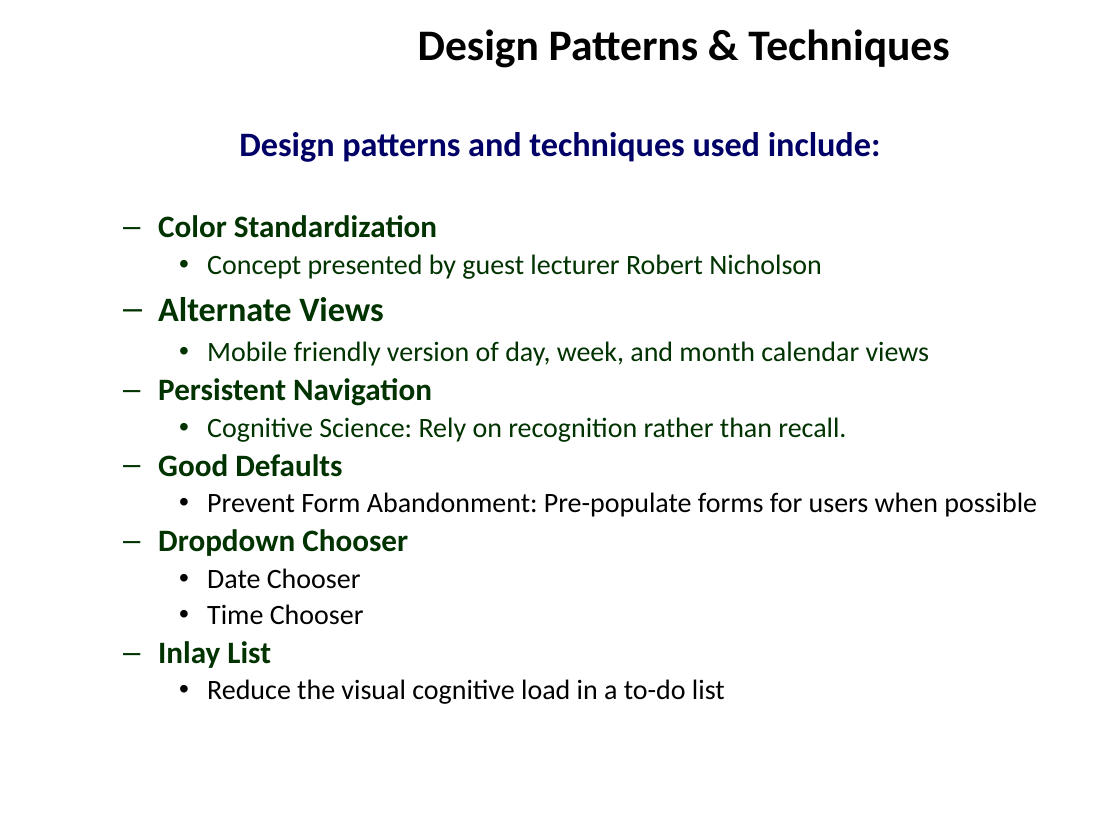
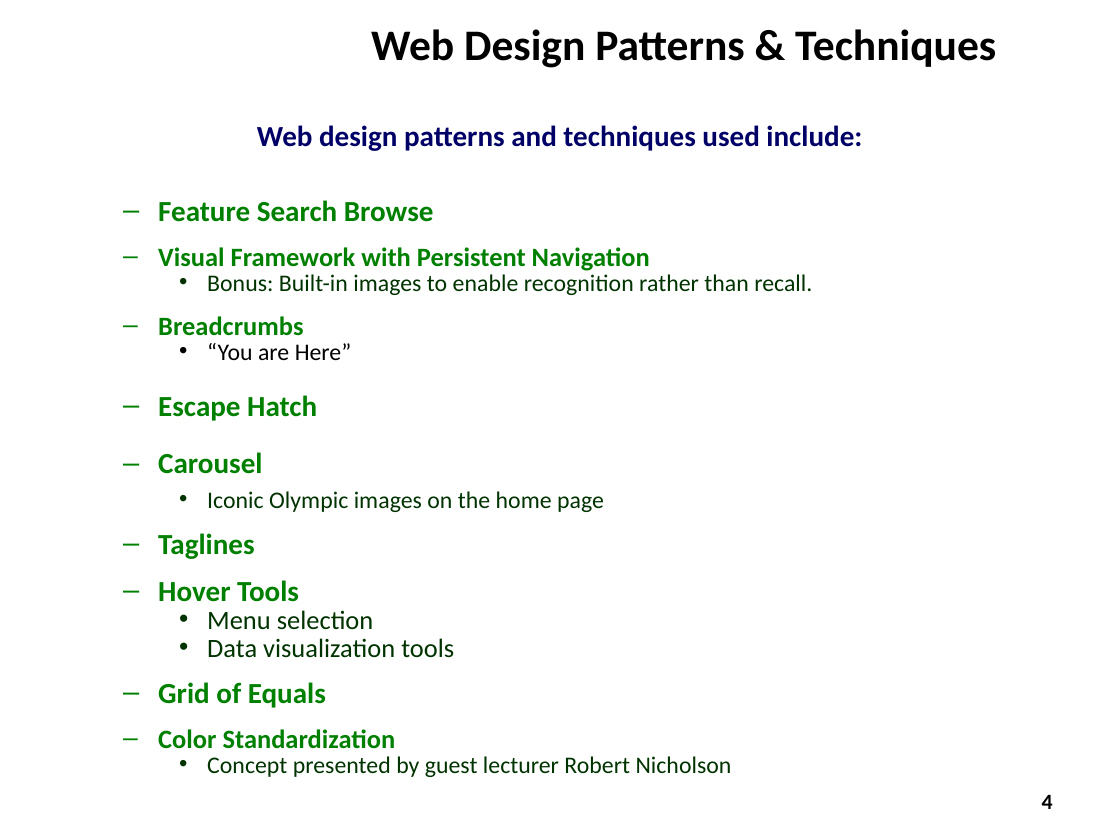
Before and after one commit to ZaydH/CS235, a slide deck: slide 4 of Final_Project/Presentation/CS235 - Team Thundercats - Final Project Presentation.pptx. Drawn at 1120x840 pixels with LibreOffice and Linux fonts; fonts in the diff are those of the drawing; background and template pictures are left out. Boxes give left, top, right and bottom in pixels: in the first picture for what was removed or moved away, otherwise in the second. Text is boxed around its words. In the diff, an @@ line names an element or a change of style, - is before the commit and + after.

```diff
--- a/Final_Project/Presentation/CS235 - Team Thundercats - Final Project Presentation.pptx
+++ b/Final_Project/Presentation/CS235 - Team Thundercats - Final Project Presentation.pptx
@@ title at [371,29,996,68]: text changed @@
-Design Patterns & Techniques
+Web Design Patterns & Techniques
@@ text at [158,125,862,708]: text changed; size 22 to 18.7 pt; text colour #000066 to #003300 @@
-Design patterns and techniques used include:
+Web design patterns and techniques used include:
+  – Feature Search Browse
+  – Visual Framework with Persistent Navigation
+    • Bonus: Built-in images to enable recognition rather than recall.
+  – Breadcrumbs
+    • “You are Here”
+  – Escape Hatch
+  – Carousel
+    • Iconic Olympic images on the home page
+  – Taglines
+  – Hover Tools
+    • Menu selection
+    • Data visualization tools
+  – Grid of Equals
@@ text at [158,297,1037,704]: paragraphs removed @@
-  – Alternate Views
-    • Mobile friendly version of day, week, and month calendar views
-  – Persistent Navigation
-    • Cognitive Science: Rely on recognition rather than recall.
-  – Good Defaults
-    • Prevent Form Abandonment: Pre-populate forms for users when possible
-  – Dropdown Chooser
-    • Date Chooser
-    • Time Chooser
-  – Inlay List
-    • Reduce the visual cognitive load in a to-do list
@@ text at [158,729,732,777]: size 20 to 17 pt, text colour #003300 to #008000 in "Color Standardization"; size 18 to 15.3 pt in "Concept presented by guest lecturer Robert Nicholson"; line spacing 0.9 to 0.7 @@
@@ page number added at [1042,795,1053,809], 14 pt, text #000000 @@
+4
```
Also in this commit, not shown: 3 other slides changed, 1 other file.
